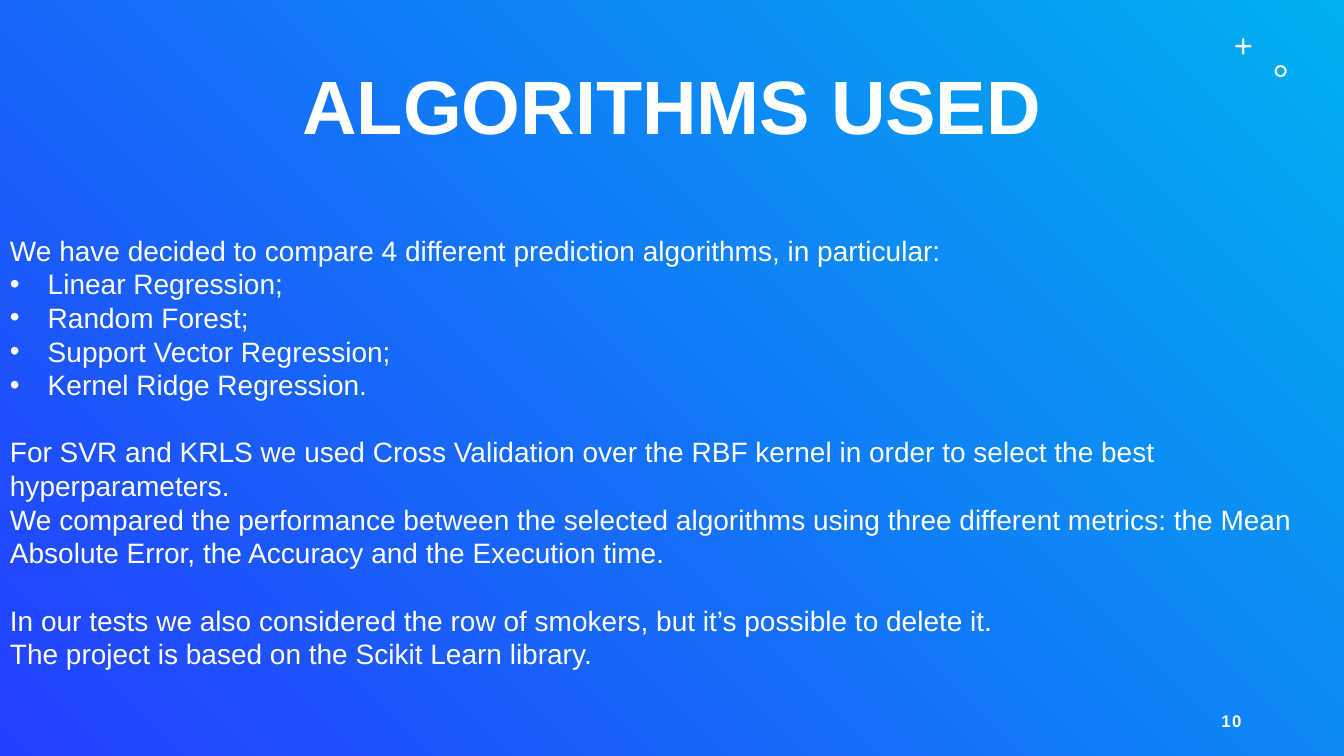
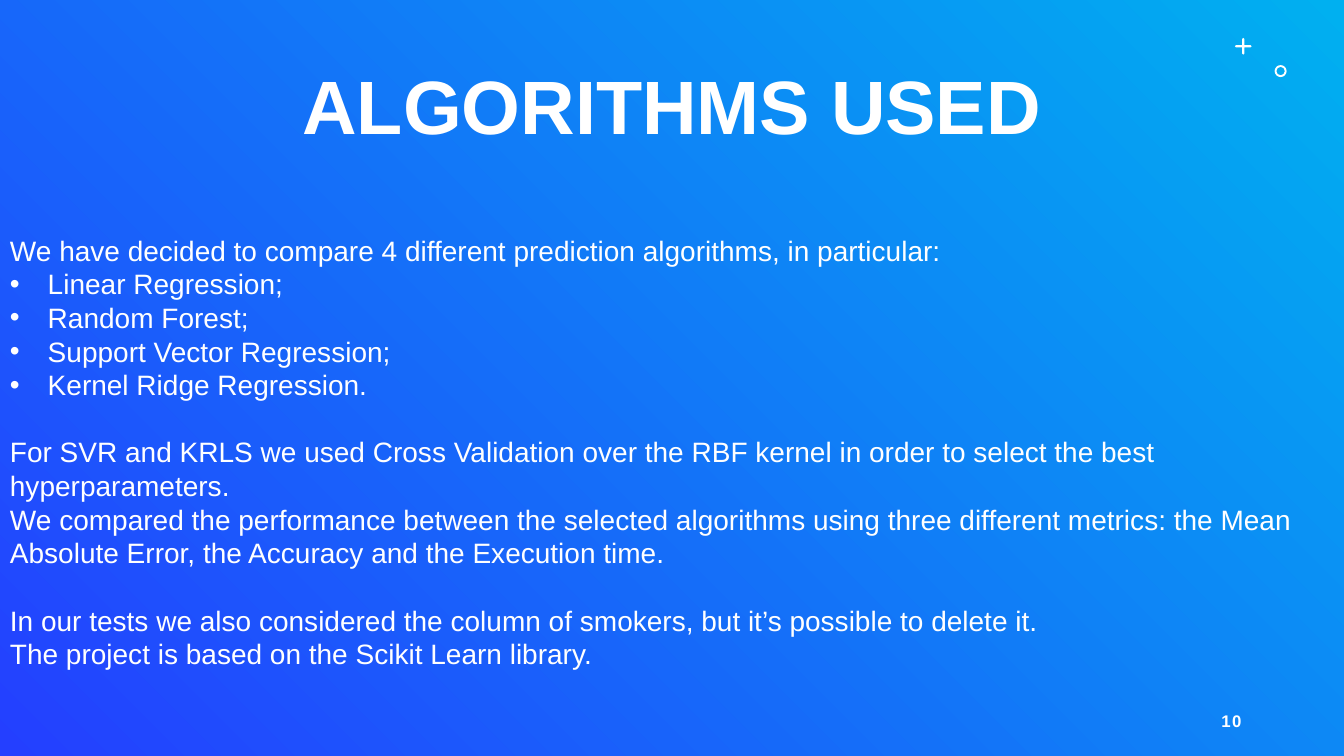
Before and after one commit to Matteo-Salv/mlda-project, a slide deck: slide 10 of presentazioneMLDA.pptx. Drawn at 1344x756 pixels with LibreOffice and Linux fonts; fonts in the diff are those of the drawing. Boxes give left, top, right and bottom in pixels: in the first picture for what was removed or moved away, otherwise in the second. Text is boxed around its words. In the diff, an @@ line names an element or a change of style, - is before the commit and + after.

```diff
--- a/presentazioneMLDA.pptx
+++ b/presentazioneMLDA.pptx
@@ text at bbox=[10, 610, 1037, 636]: text changed @@
-In our tests we also considered the row of smokers, but it’s possible to delete it.
+In our tests we also considered the column of smokers, but it’s possible to delete it.
```
Also in this commit, not shown: 1 other slide changed.
